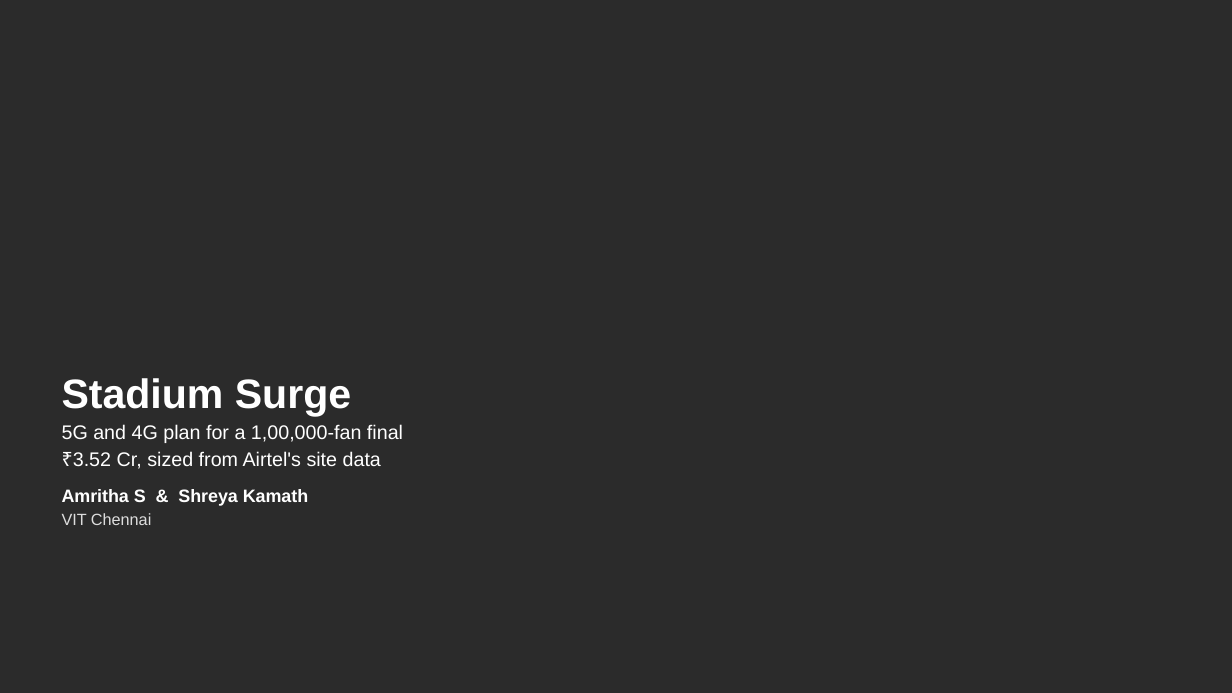
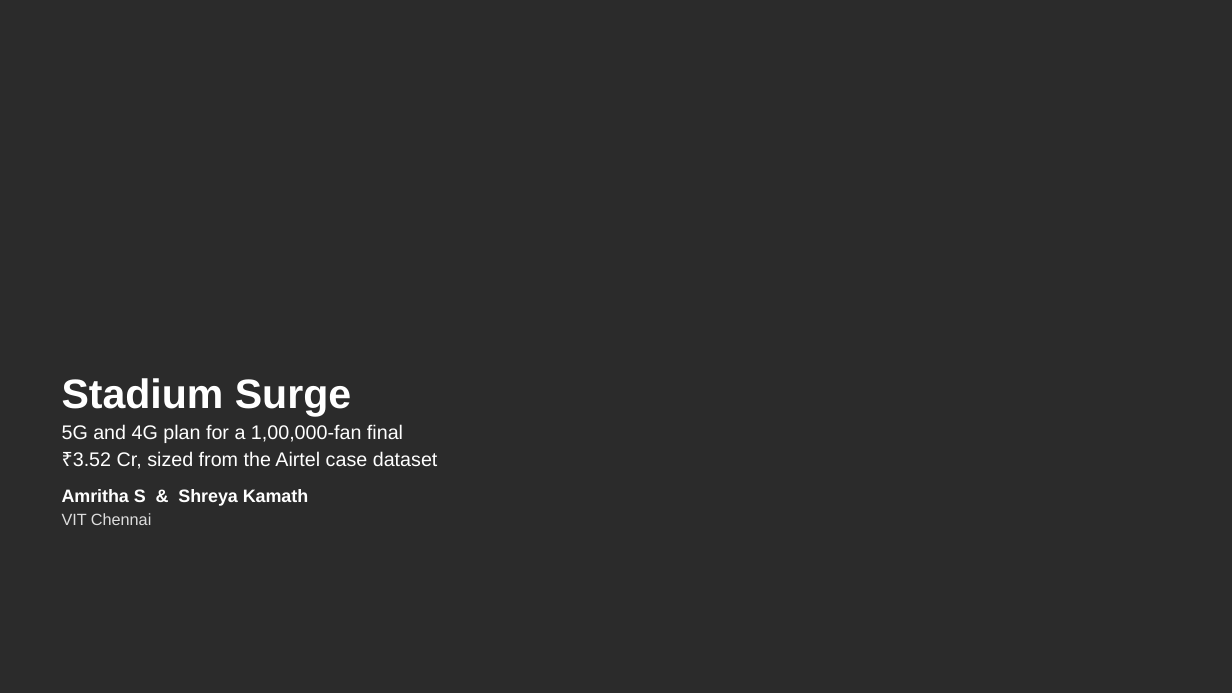
Before and after one commit to ShreyaNarasimhaKamath/Airtel_Synq_Hackathon-, a slide deck: slide 1 of Airtel_Sync_Stadium_Surge.pptx. Drawn at 1232x693 pixels with LibreOffice and Linux fonts; fonts in the diff are those of the drawing; background and template pictures are left out; a plain dark background stands for a picture behind light text. Boxes give left, top, right and bottom in pixels: in the first picture for what was removed or moved away, otherwise in the second. Text is boxed around its words. In the diff, an @@ line names an element or a change of style, - is before the commit and + after.

```diff
--- a/Airtel_Sync_Stadium_Surge.pptx
+++ b/Airtel_Sync_Stadium_Surge.pptx
@@ text at [73,451,438,469]: text changed @@
-₹3.52 Cr, sized from Airtel's site data
+₹3.52 Cr, sized from the Airtel case dataset
```
Also in this commit, not shown: 5 other slides changed, 7 other files.
